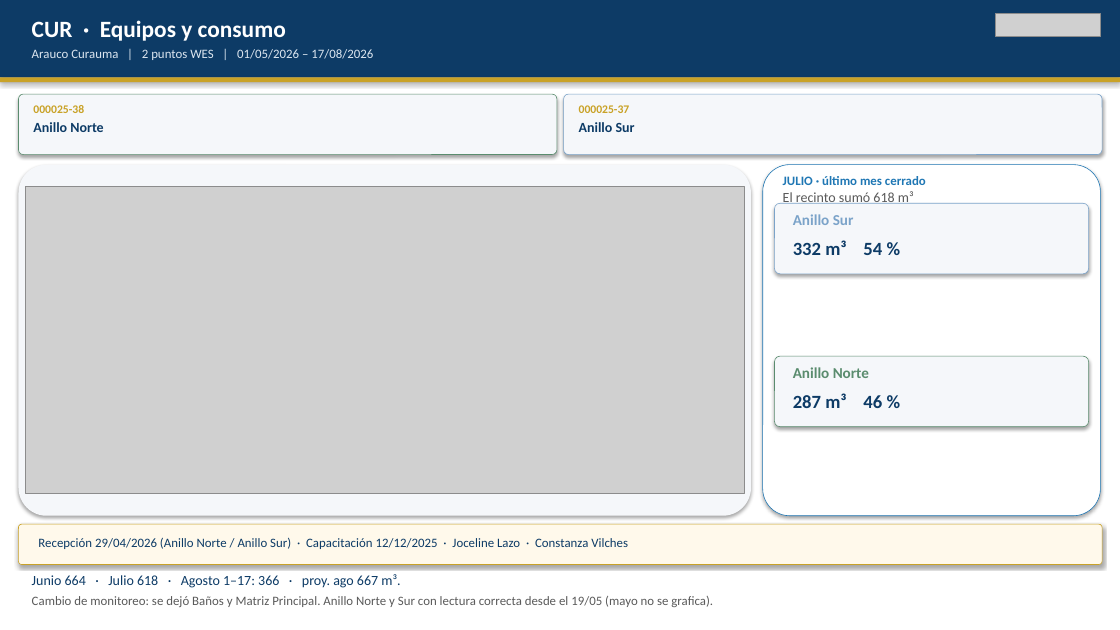
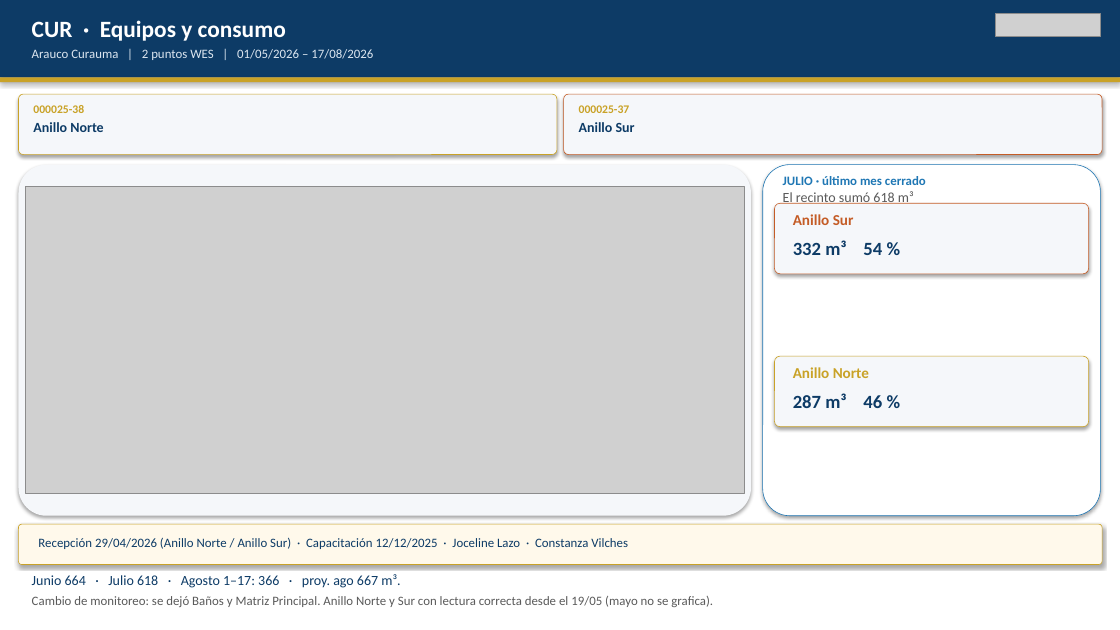
Before and after one commit to anibaloperacionesWes/wes-scripts, a slide deck: slide 10 of reports/Parque_Arauco/TMP_7MALLS/entrega_diego_anibal/Recorrido_ejecutivo_PA_MAE_20260817.pptx (slide 9 before the commit). Drawn at 1120x630 pixels with LibreOffice and Linux fonts; fonts in the diff are those of the drawing; grey boxes stand for pictures. Boxes give left, top, right and bottom in pixels: in the first picture for what was removed or moved away, otherwise in the second. Text is boxed around its words. In the diff, an @@ line names an element or a change of style, - is before the commit and + after.

```diff
--- a/reports/Parque_Arauco/TMP_7MALLS/entrega_diego_anibal/Recorrido_ejecutivo_PA_MAE_20260817.pptx
+++ b/reports/Parque_Arauco/TMP_7MALLS/entrega_diego_anibal/Recorrido_ejecutivo_PA_MAE_20260817.pptx
@@ rounded rectangle at [18, 94, 557, 155]: outline #5A8C6E 0.5 pt to #C9A227 0.5 pt @@
@@ rounded rectangle at [564, 94, 1102, 155]: outline #7BA3C9 0.5 pt to #C45C26 0.5 pt @@
@@ rounded rectangle at [775, 203, 1089, 274]: outline #7BA3C9 0.5 pt to #C45C26 0.5 pt @@
@@ text "Anillo Sur" at [793, 214, 854, 225]: text colour #7BA3C9 to #C45C26 @@
@@ rounded rectangle at [775, 356, 1089, 427]: outline #5A8C6E 0.5 pt to #C9A227 0.5 pt @@
@@ text "Anillo Norte" at [793, 367, 869, 378]: text colour #5A8C6E to #C9A227 @@
```
Also in this commit, not shown: 5 other slides changed, 1 slide added, 2 other files.
